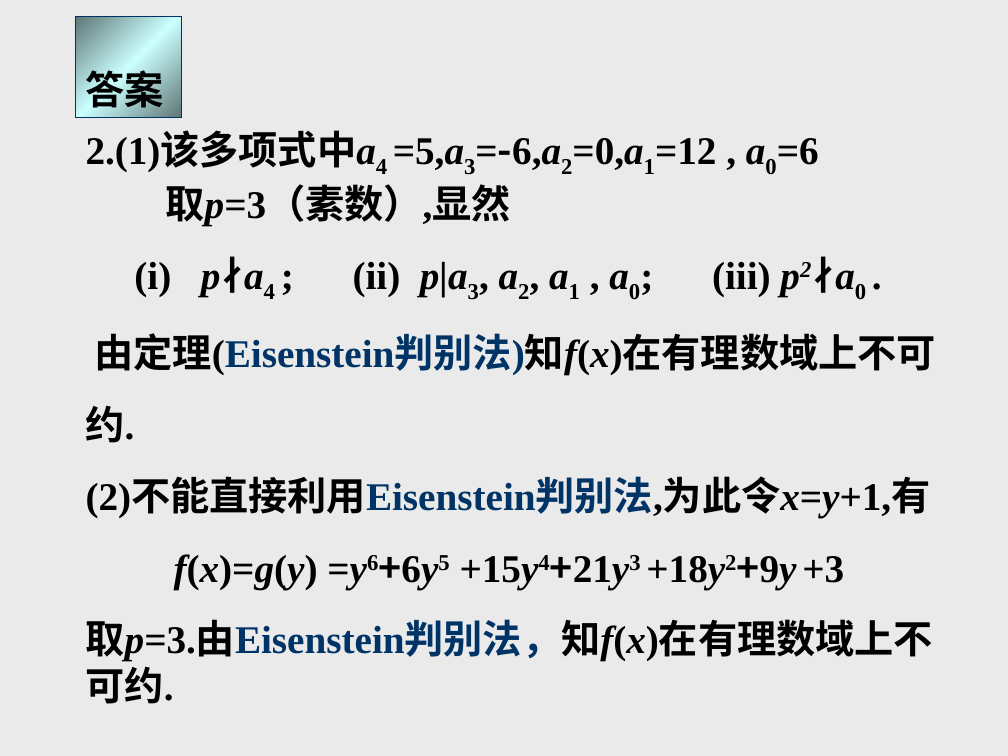
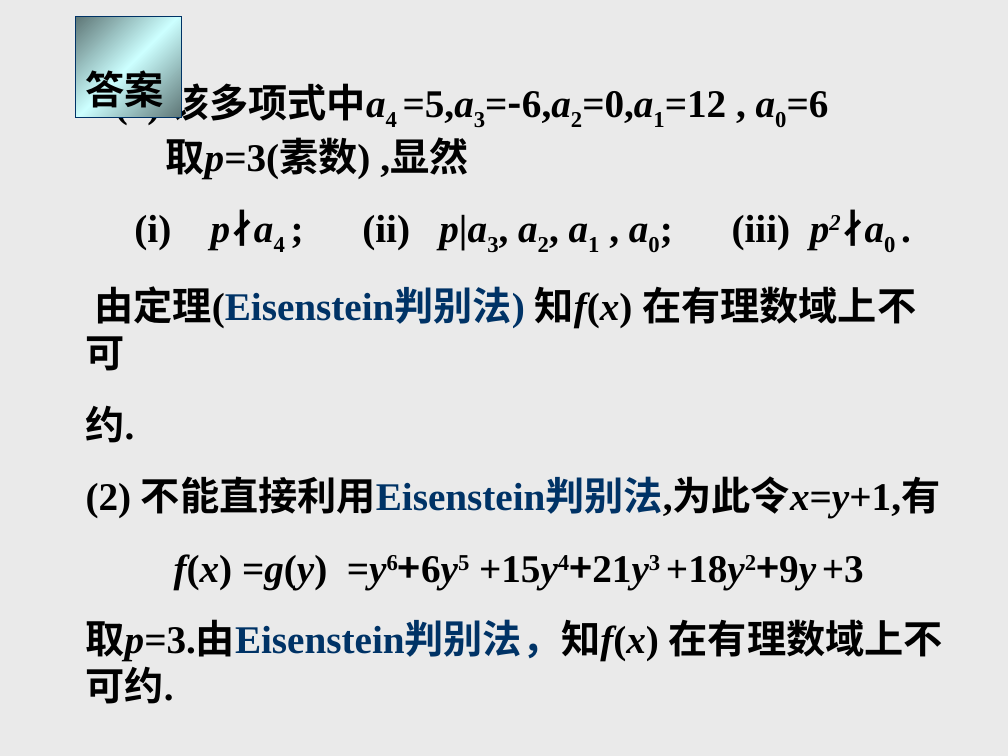
Before and after one commit to zhangbiaomath/zhangbiaomath.github.io, a slide deck: slide 111 of teaching/高等代数/课件/第1章-多项式.ppt. Drawn at 1008x756 pixels with LibreOffice and Linux fonts; fonts in the diff are those of the drawing. Boxes give left, top, right and bottom in pixels: in the first picture for what was removed or moved away, otherwise in the second. Text is boxed around its words. In the diff, an @@ line names an element or a change of style, - is before the commit and + after.

```diff
--- a/teaching/高等代数/课件/第1章-多项式.ppt
+++ b/teaching/高等代数/课件/第1章-多项式.ppt
@@ text at [86, 77, 829, 180]: text changed @@
-2.(1)该多项式中a4 =5,a3=-6,a2=0,a1=12 , a0=6
-取p=3（素数）,显然
+2.(1) 该多项式中a4 =5,a3=-6,a2=0,a1=12 , a0=6
+取p=3(素数) ,显然
@@ text at [86, 286, 916, 371]: spaces changed @@
-由定理(Eisenstein判别法)知f(x)在有理数域上不可
+由定理(Eisenstein判别法) 知f(x) 在有理数域上不可
@@ text at [86, 476, 943, 704]: spaces changed @@
-(2)不能直接利用Eisenstein判别法,为此令x=y+1,有
-f(x)=g(y) =y6+6y5 +15y4+21y3 +18y2+9y +3
-取p=3.由Eisenstein判别法，知f(x)在有理数域上不可约.
+(2) 不能直接利用Eisenstein判别法,为此令x=y+1,有
+f(x) =g(y) =y6+6y5 +15y4+21y3 +18y2+9y +3
+取p=3.由Eisenstein判别法，知f(x) 在有理数域上不可约.
```
Also in this commit, not shown: 102 other slides changed.
